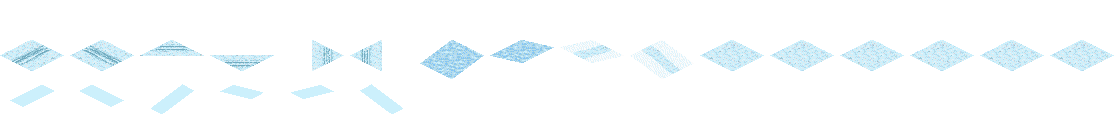
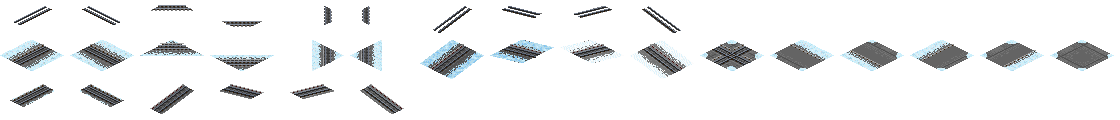
Layer changes from the first (1120, 120) image to the second:
hid "Snow Full Tile", moved it above "Snow Texture" over [3, 40, 1110, 114]
moved "Snow Texture" (2nd of 2, in "Snow") above "Snow Underlay concrete", painted on it over [3, 29, 1110, 89]
renamed "Snow Underlay" to "Snow Underlay concrete", showed it, moved it above "Snow 1067 wood" over [3, 40, 1110, 105]
hid "Slope Shade", painted on it over [151, 40, 545, 114]
showed group "1435/1372" (10 layers) over [10, 5, 1036, 114]
added group "Metro" with 3 layers in group "1435/1372" over [12, 43, 1036, 109]
showed "Third Rail", moved it into group "Metro" over [12, 43, 1036, 109]
showed "Urban Metro Overlay", moved it into group "Metro" over [12, 44, 328, 107]
painted on "Urban" over [156, 5, 368, 99]
hid group "Ballast" (2nd of 2) (8 layers) over [3, 16, 1110, 114]
showed "Urban Underlay", painted on it over [3, 40, 1110, 77]
